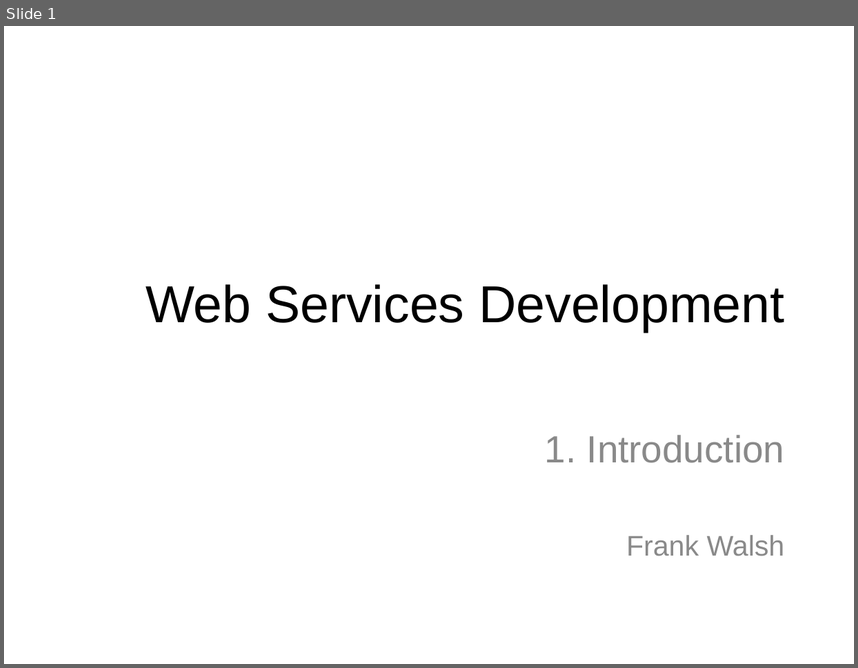
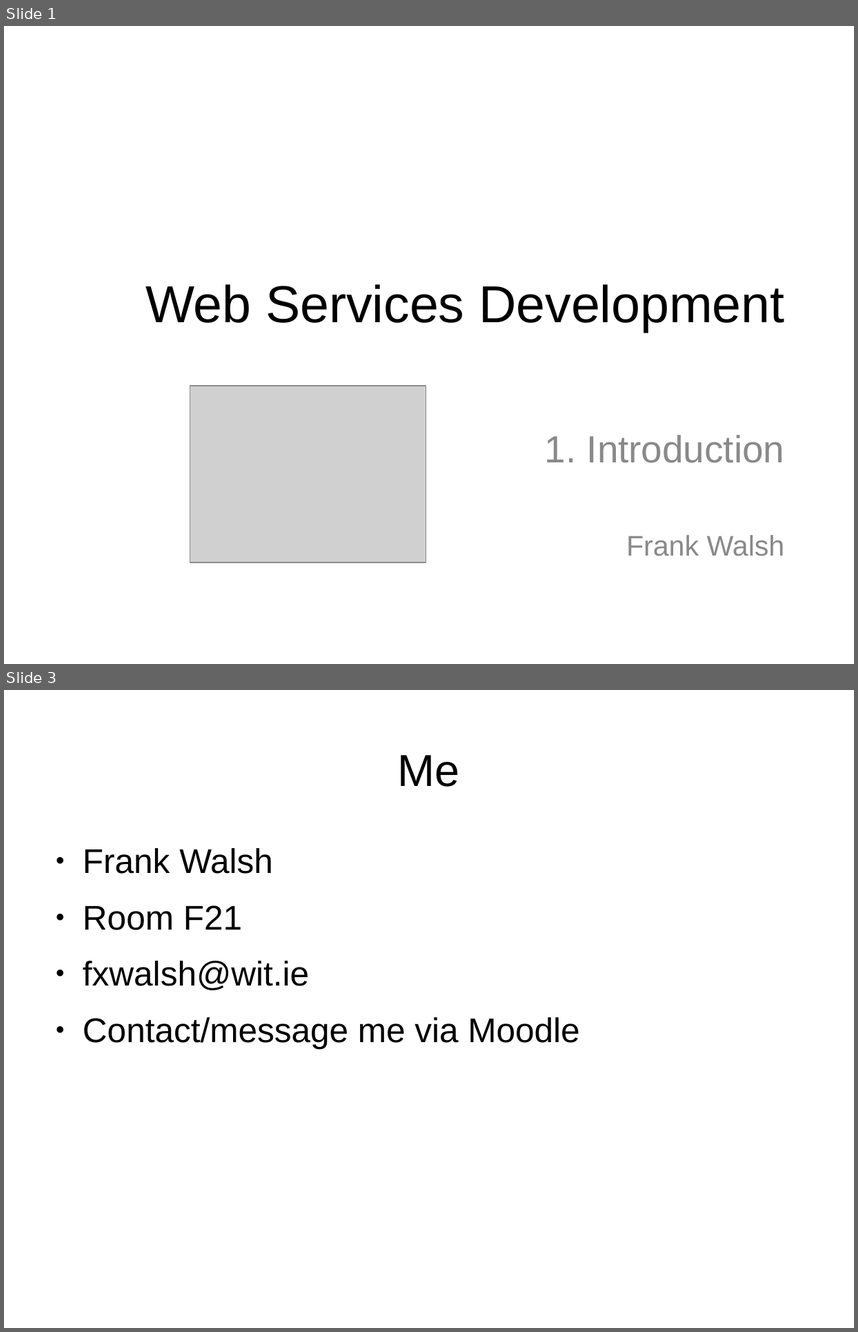
Before and after one commit to wit-computing/web-services-2016, a slide deck: topic01/talk-1/web-services-intro.odp. Shown one above the other, each under a label of ours: slide 1 before the commit, slides 1 and 3 after it; the slides between them are not shown. The pictures are 858x668 and 858x1332 pixels, drawn with LibreOffice and Linux fonts; fonts in the diff are those of the drawing; grey boxes stand for pictures. Boxes give left, top, right and bottom in pixels: in the first picture for what was removed or moved away, otherwise in the second. Text is boxed around its words. In the diff, an @@ line names an element or a change of style, - is before the commit and + after.

```diff
--- a/topic01/talk-1/web-services-intro.odp
+++ b/topic01/talk-1/web-services-intro.odp
@@ slide 3 added at [4,690,854,1328], background #FFFFFF @@
@@ title added at [398,755,460,787], 42.1 pt, text #000000 @@
+Me
@@ text added at [83,848,579,1048], 32.2 pt, text #000000 @@
+● Frank Walsh
+● Room F21
+● fxwalsh@wit.ie
+● Contact/message me via Moodle
@@ slide 1 changed as well @@
@@ picture added at [190,385,426,562] @@
```
Also in this commit, not shown: 1 other slide changed, 15 other slides added, 2 other files.
